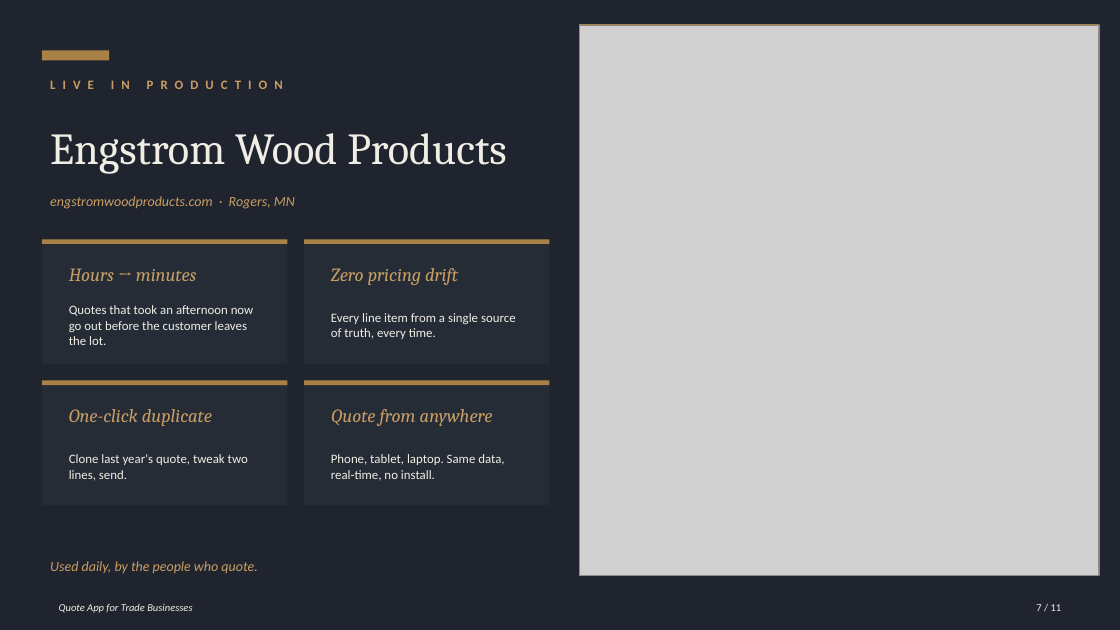
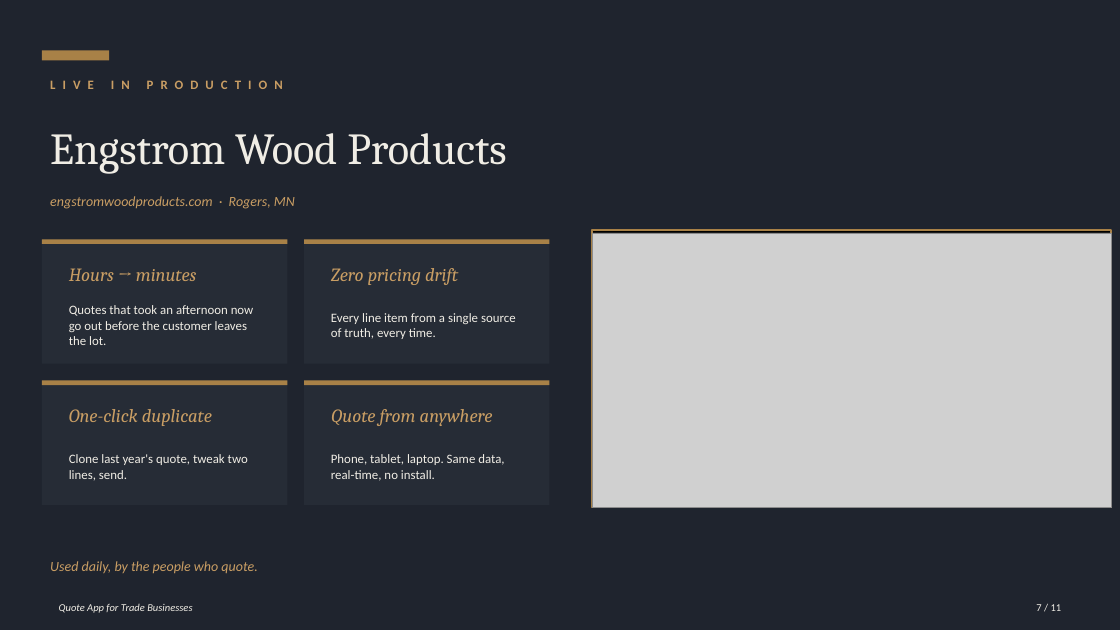
Before and after one commit to lazyPelican/ewp-web-app, a slide deck: slide 7 of Quote_App_Pitch_Deck.pptx. Drawn at 1120x630 pixels with LibreOffice and Linux fonts; fonts in the diff are those of the drawing; grey boxes stand for pictures. Boxes give left, top, right and bottom in pixels: in the first picture for what was removed or moved away, otherwise in the second. Text is boxed around its words. In the diff, an @@ line names an element or a change of style, - is before the commit and + after.

```diff
--- a/Quote_App_Pitch_Deck.pptx
+++ b/Quote_App_Pitch_Deck.pptx
@@ picture: place and size @@
-picture at bbox=[580, 25, 1099, 576]
+picture at bbox=[592, 233, 1112, 507]
@@ rectangle: place and size @@
-rectangle at bbox=[580, 25, 1099, 576]
+rectangle at bbox=[592, 230, 1112, 507]
```
Also in this commit, not shown: 1 other slide changed, 30 other files.
